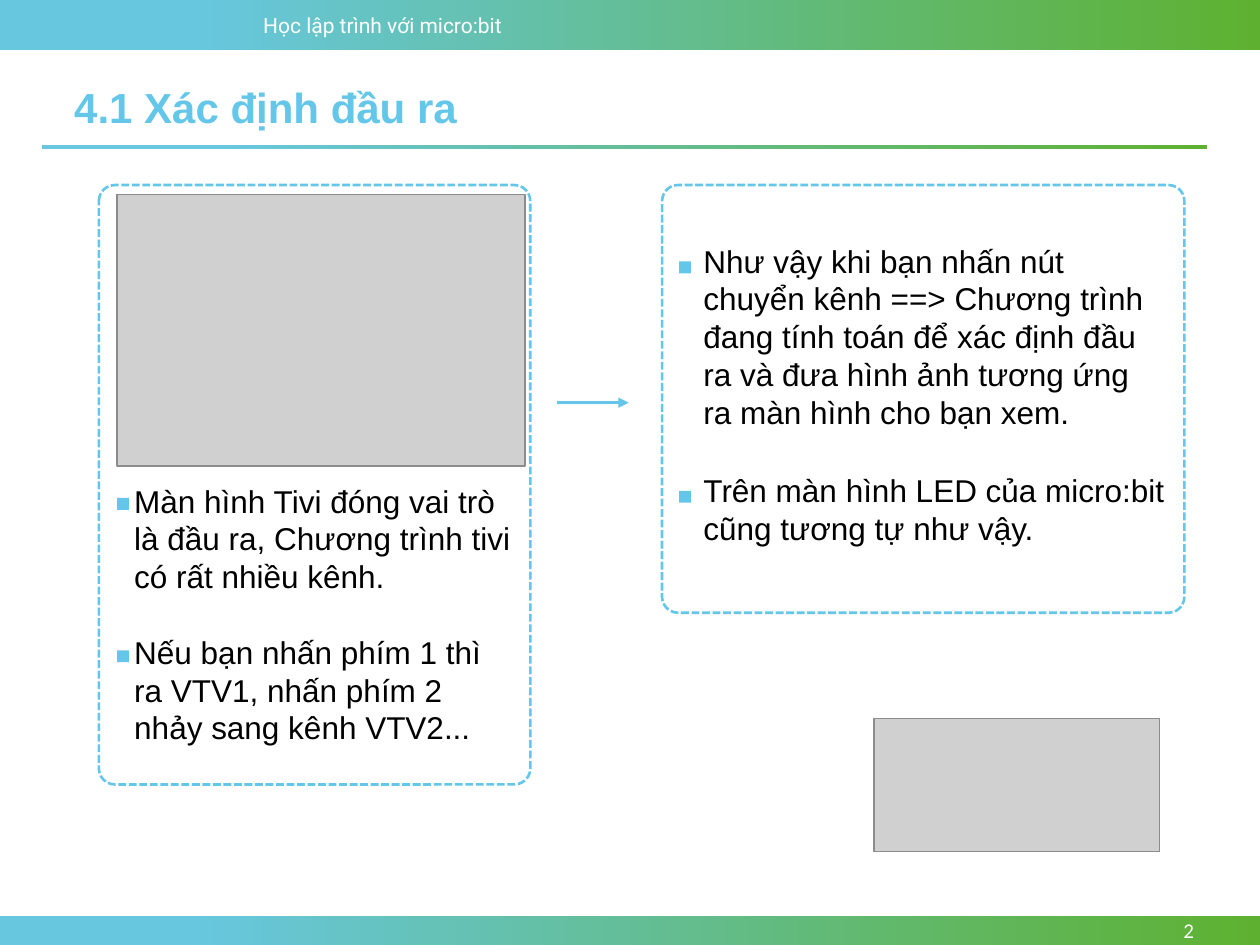
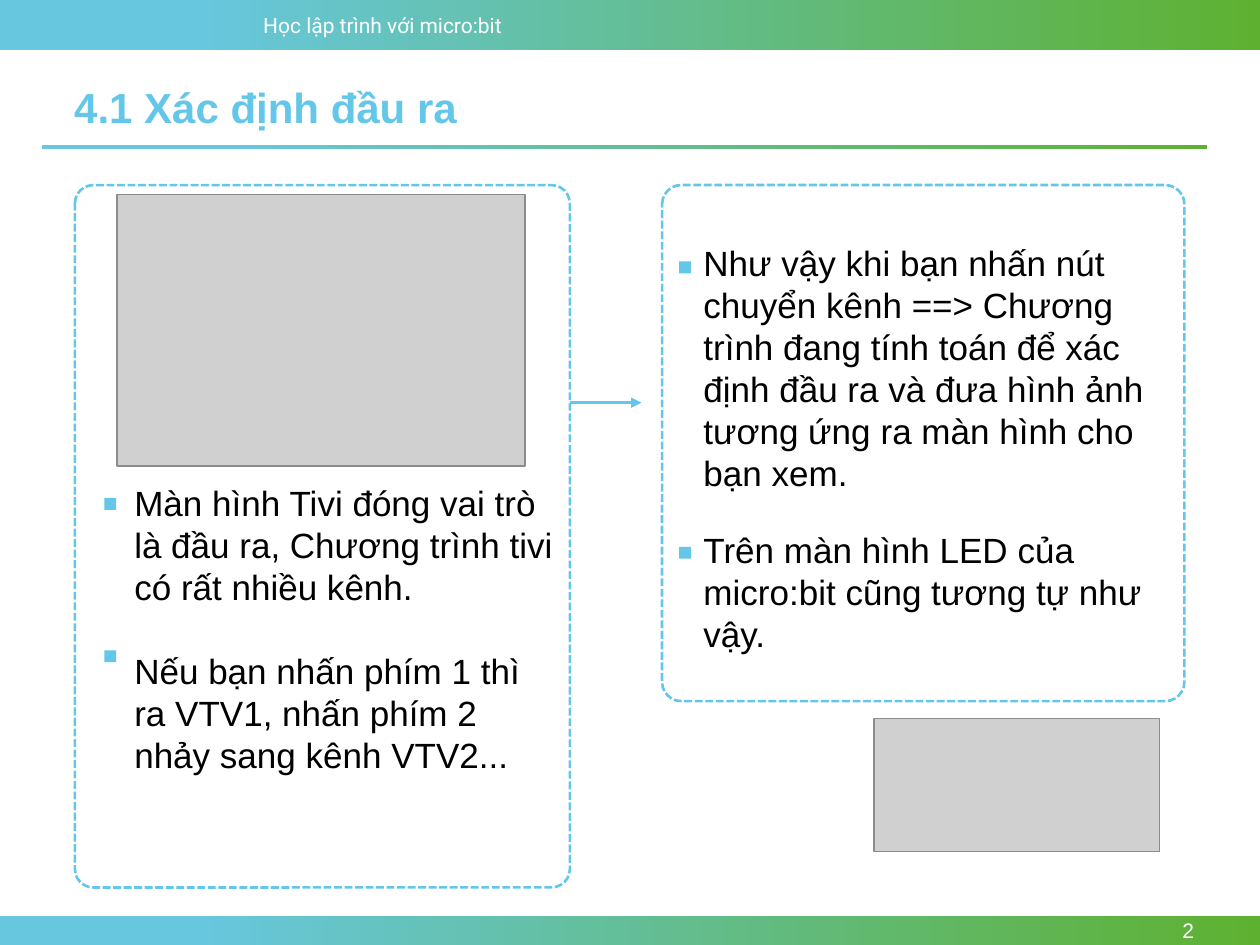
Before and after one commit to nhannn87dn/Learn-microbit, a slide deck: slide 2 of Lessions/Bai-04-Conditions-and-Logic/4.Conditional-and-Boolean.pptx. Drawn at 1260x945 pixels with LibreOffice and Linux fonts; fonts in the diff are those of the drawing; grey boxes stand for pictures; background and template pictures are left out. Boxes give left, top, right and bottom in pixels: in the first picture for what was removed or moved away, otherwise in the second. Text is boxed around its words. In the diff, an @@ line names an element or a change of style, - is before the commit and + after.

```diff
--- a/Lessions/Bai-04-Conditions-and-Logic/4.Conditional-and-Boolean.pptx
+++ b/Lessions/Bai-04-Conditions-and-Logic/4.Conditional-and-Boolean.pptx
@@ rounded rectangle resized from (x1=98, y1=185, x2=529, y2=785) to (x1=74, y1=185, x2=570, y2=887) @@
@@ rounded rectangle resized from (x1=662, y1=185, x2=1184, y2=612) to (x1=662, y1=185, x2=1184, y2=702) @@
@@ arrow moved from (557, 403) - (629, 403) to (570, 403) - (641, 403) @@
@@ rectangle moved from (x1=117, y1=498, x2=129, y2=509) to (x1=105, y1=498, x2=116, y2=509) @@
@@ size 18 to 20 pt in 3 elements at (x1=134, y1=490, x2=553, y2=775), (x1=703, y1=249, x2=1143, y2=492), (x1=703, y1=536, x2=1141, y2=654) @@
@@ text "Trên màn hình LED của ..." moved from (x1=703, y1=478, x2=1164, y2=546) to (x1=703, y1=536, x2=1141, y2=654) @@
@@ rectangle moved from (x1=679, y1=491, x2=690, y2=503) to (x1=679, y1=547, x2=690, y2=558) @@
@@ rectangle moved from (x1=117, y1=650, x2=129, y2=662) to (x1=105, y1=650, x2=116, y2=662) @@
```
Also in this commit, not shown: 9 other slides changed, 2 other files.
